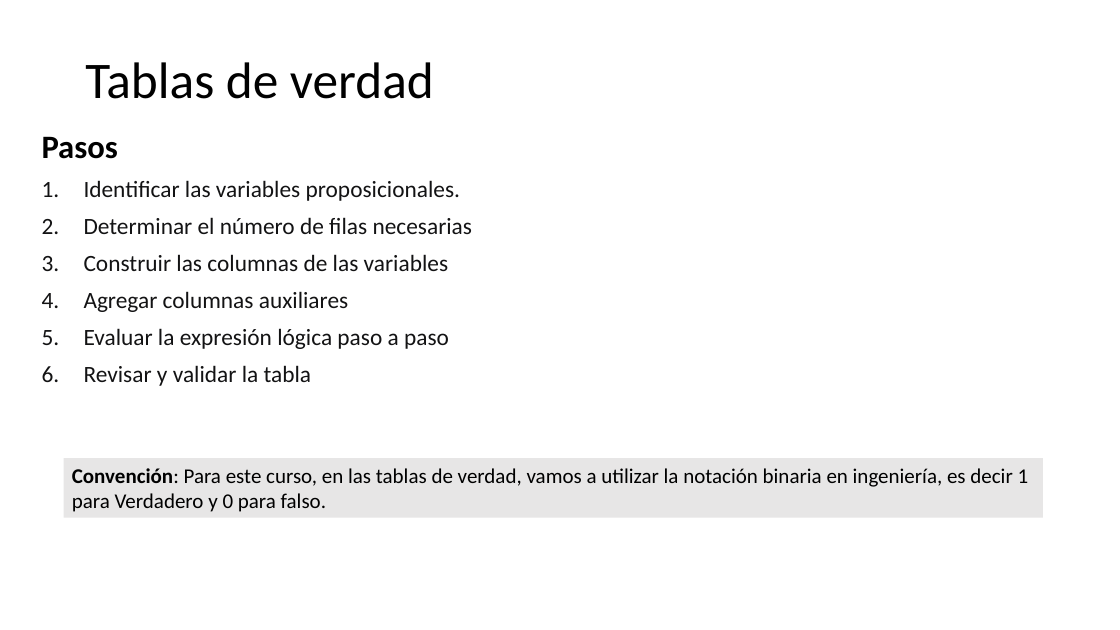
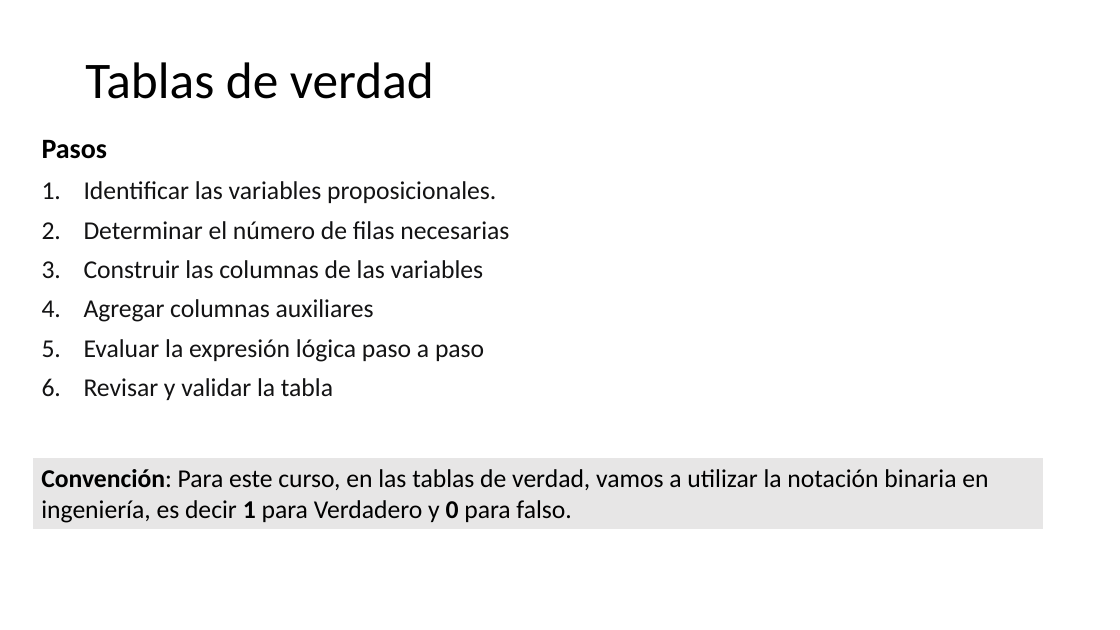
Before and after one commit to discretas1-udea/apuntes_clases_2026-2, a slide deck: slide 7 of clase-04/apuntes_clase4.pptx (slide 5 before the commit). Drawn at 1120x630 pixels with LibreOffice and Linux fonts; fonts in the diff are those of the drawing. Boxes give left, top, right and bottom in pixels: in the first picture for what was removed or moved away, otherwise in the second. Text is boxed around its words. In the diff, an @@ line names an element or a change of style, - is before the commit and + after.

```diff
--- a/clase-04/apuntes_clase4.pptx
+++ b/clase-04/apuntes_clase4.pptx
@@ text "Pasos" at box(42, 140, 509, 400): size 28 to 24 pt in "Pasos"; size 20 to 22 pt @@
@@ rectangle "Convención: Para este curso, en ...": place and size @@
-rectangle "Convención: Para este curso, en ..." at box(64, 458, 1044, 518)
+rectangle "Convención: Para este curso, en ..." at box(33, 458, 1043, 528)
@@ rectangle "Convención: Para este curso, en ..." at box(33, 458, 1043, 528): size 18 to 22 pt; bold on in "1 0" @@
```
Also in this commit, not shown: 7 other slides changed, 12 slides added, 3 other files.
